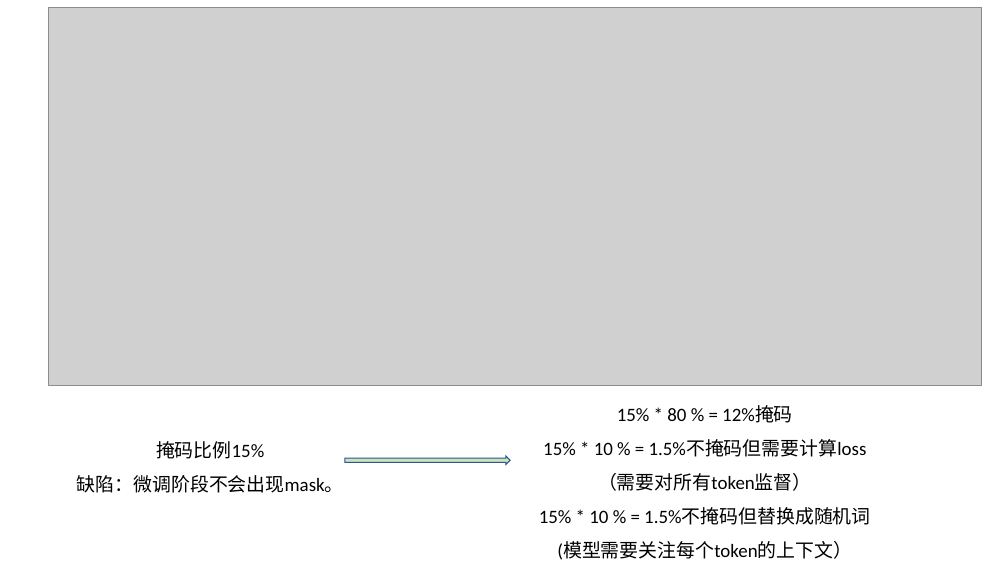
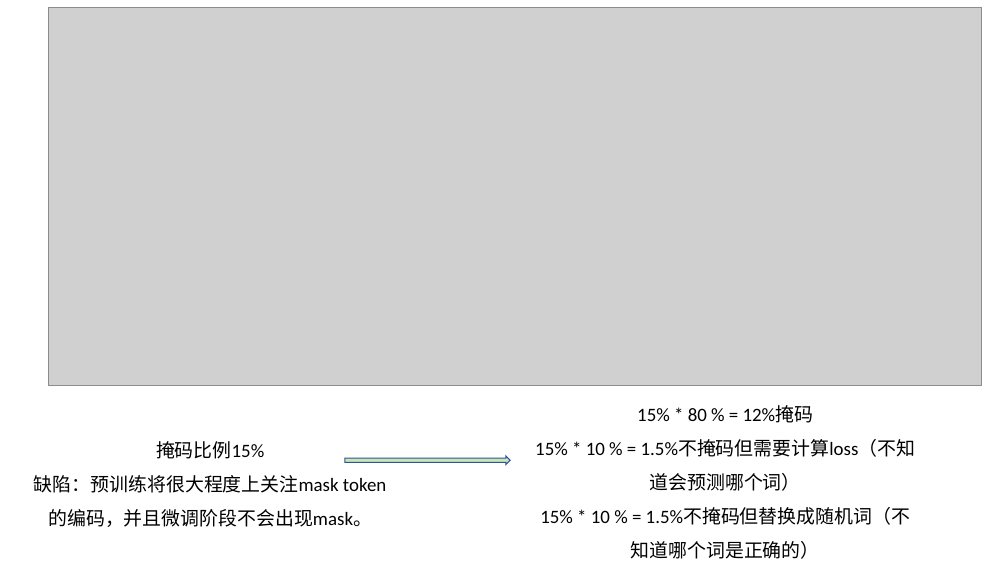
Before and after one commit to lzy-ps/llm-introduction, a slide deck: slide 6 of 大模型.pptx. Drawn at 1008x567 pixels with LibreOffice and Linux fonts; fonts in the diff are those of the drawing; grey boxes stand for pictures. Boxes give left, top, right and bottom in pixels: in the first picture for what was removed or moved away, otherwise in the second. Text is boxed around its words. In the diff, an @@ line names an element or a change of style, - is before the commit and + after.

```diff
--- a/大模型.pptx
+++ b/大模型.pptx
@@ text at (535,440,916,559): text changed @@
-15% * 10 % = 1.5%不掩码但需要计算loss（需要对所有token监督）
-15% * 10 % = 1.5%不掩码但替换成随机词(模型需要关注每个token的上下文）
+15% * 10 % = 1.5%不掩码但需要计算loss（不知道会预测哪个词）
+15% * 10 % = 1.5%不掩码但替换成随机词（不知道哪个词是正确的）
@@ text at (34,475,372,527): text changed @@
-缺陷：微调阶段不会出现mask。
+缺陷：预训练将很大程度上关注mask token的编码，并且微调阶段不会出现mask。
```
Also in this commit, not shown: 2 slides added.
